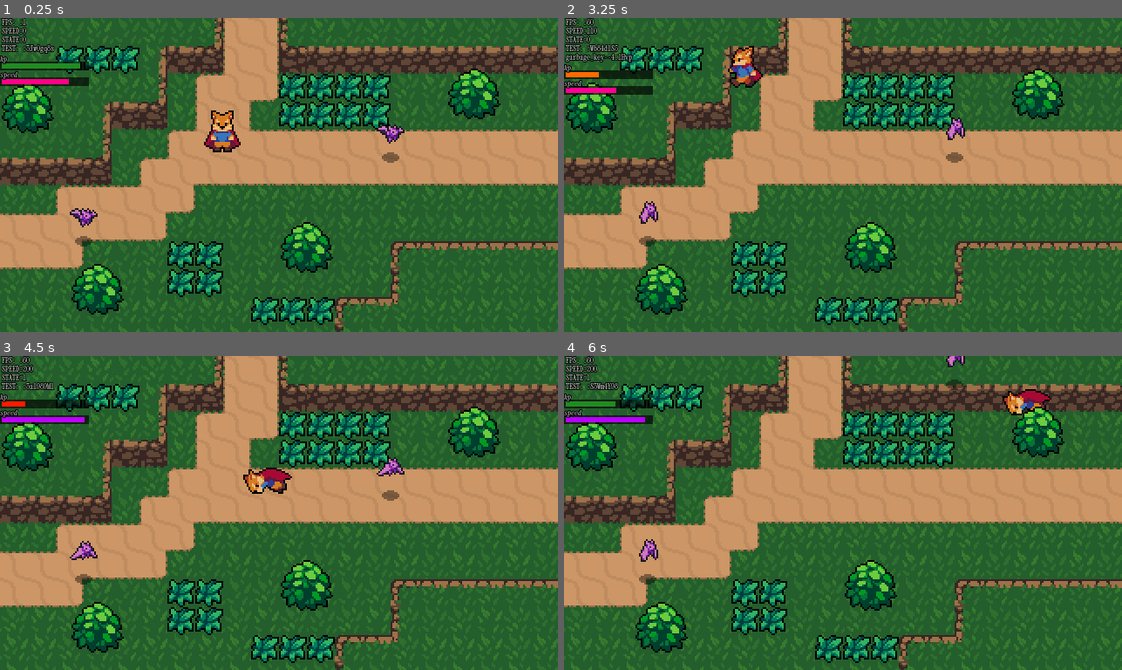
Above: before the commit, frames 1-4 (two rows, left to right).
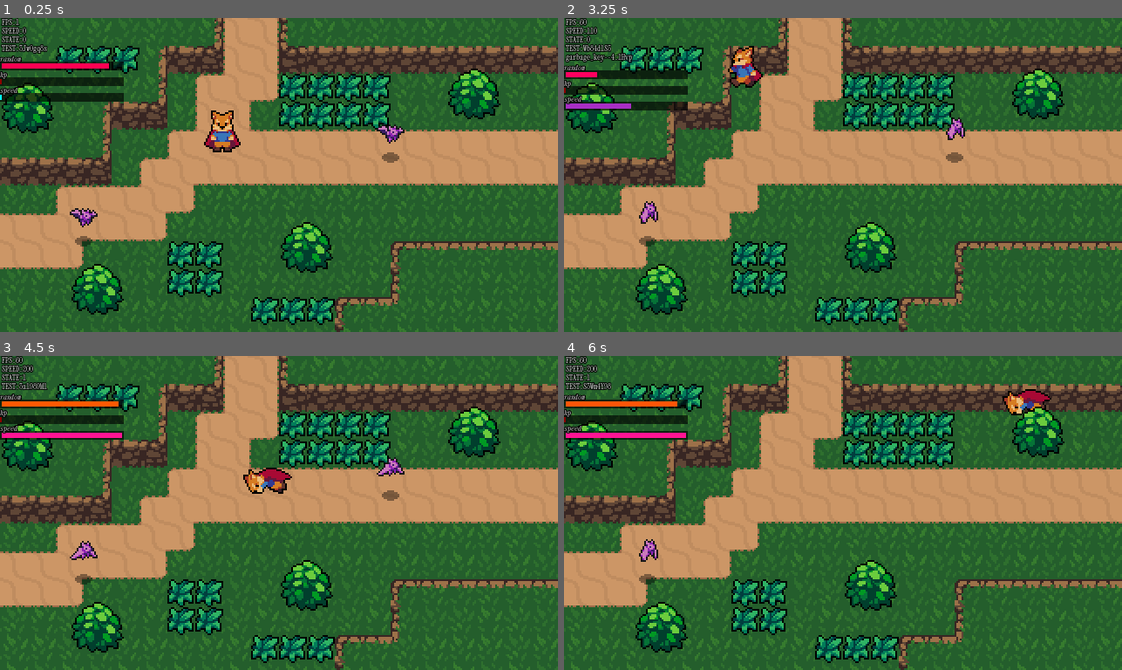
Above: after the commit, the same moments.

Repository: surrealsymmetry/Heartbeast_td_arpg
Game: Godot game, scene res://world.tscn
The game is run twice, just before and just after one commit, with the same random seed, the same clock (stepped at 60 frames per second) and the same inputs.
Inputs (mouse positions are in pixels of both pictures, inside the frame that each line leads up to):
- Up to frame 1 (0.25 s): no input
- Up to frame 2 (3.25 s): move the mouse to (815, 237) at 0.52 s; hold Up (ui_up) 0.53-2.03 s; tap Space (attack) at 0.6, 2.1 s; move the mouse to (1010, 222) at 1.27 s; tap Shift (roll) at 1.35, 2.85 s; move the mouse to (675, 127) at 2.02 s; hold Left (ui_left) from 2.03 s (still down); move the mouse to (870, 175) at 2.77 s
- Up to frame 3 (4.5 s): move the mouse to (195, 434) at 3.52 s; release Left (ui_left) at 3.53 s; hold Down (ui_down) 3.53-4.28 s; tap Space (attack) at 3.6 s; tap 5 (_debugReset) at 4.15 s; move the mouse to (401, 497) at 4.27 s; hold Right (ui_right) from 4.28 s (still down); tap Shift (roll) at 4.35 s
- Up to frame 4 (6 s): move the mouse to (731, 528) at 5.02 s; release Right (ui_right) at 5.03 s; hold Up (ui_up) 5.03-5.78 s; tap Space (attack) at 5.1 s; move the mouse to (898, 443) at 5.77 s; hold Right (ui_right) from 5.78 s (still down); tap Shift (roll) at 5.85 s

The runs differ from the first frame. In frame 1, 1.7% of the frame differs, in the area x 0-23%, y 0-27%; in frame 2, 1.5%; in frame 3, 1.8%; in frame 4, 1.9%, in the area x 0-72%, y 0-27%.

Commit message:
connect speed meter to real data

Diff:
--- a/Enemies/bat.gd
+++ b/Enemies/bat.gd
@@ -4,9 +4,18 @@
 
 @onready var stats = $Stats
 
+func _ready():
+	print(stats.max_health)
+	print(stats.health)
+
 func _physics_process(delta: float) -> void:
-	velocity= velocity.move_toward( Vector2.ZERO, 600 * delta )
+	velocity= velocity.move_toward( Vector2.ZERO, 500 * delta )
 	move_and_slide()
 
 func _on_hurtbox_area_entered(area: Area2D) -> void:
-	velocity = area.knockback_vector * 200
+	stats.health -= area.damage
+	velocity = area.knockback_vector * 300
+
+
+func _on_stats_no_health() -> void:
+	queue_free()
--- a/Enemies/bat.tscn
+++ b/Enemies/bat.tscn
@@ -83,7 +83,9 @@
 shape = SubResource("CapsuleShape2D_fwd7j")
 
 [node name="Stats" parent="." instance=ExtResource("5_wvwpq")]
+max_health = 2
 
 [connection signal="area_entered" from="Hurtbox" to="." method="_on_hurtbox_area_entered"]
+[connection signal="no_health" from="Stats" to="." method="_on_stats_no_health"]
 
 [editable path="Hurtbox"]
--- /dev/null
+++ b/Hurtboxes + Hitboxes/hitbox.gd
@@ -0,0 +1,3 @@
+extends Area2D
+
+@export var damage = 1
--- a/Hurtboxes + Hitboxes/hitbox.tscn
+++ b/Hurtboxes + Hitboxes/hitbox.tscn
@@ -1,7 +1,10 @@
-[gd_scene format=3 uid="uid://deb81kh4fngcv"]
+[gd_scene load_steps=2 format=3 uid="uid://deb81kh4fngcv"]
+
+[ext_resource type="Script" path="res://Hurtboxes + Hitboxes/hitbox.gd" id="1_iq1f3"]
 
 [node name="Hitbox" type="Area2D"]
 collision_layer = 0
 collision_mask = 0
+script = ExtResource("1_iq1f3")
 
 [node name="CollisionShape2D" type="CollisionShape2D" parent="."]
--- a/Player/sword_hitbox.gd
+++ b/Player/sword_hitbox.gd
@@ -1,3 +1,3 @@
-extends Area2D
+extends "res://Hurtboxes + Hitboxes/hitbox.gd"
 
 var knockback_vector = Vector2.ZERO
--- a/UI/meter.gd
+++ b/UI/meter.gd
@@ -6,14 +6,13 @@
 	CYBER,
 }
 
-const WIDTH = 50
+const WIDTH = 70
 
 var style = RANDOM
-var parent :Node
+#var parent :Node
 var gradient :Gradient
 
-var _demo_mode :bool = true
-var _demo_input :float = randf()
+var input :float = 0.0
 
 var pos :Vector2
 var size :Vector2
@@ -25,6 +24,8 @@
 var font :Font = load("res://Fonts/XanhMono-Italic.otf")
 var font_size :int = 4
 
+var _demo_mode :bool = false
+var _demo_input :float = randf()
 var _decreasing :bool = false
 var _cycles_per_second = randf_range(0.2, 2)
 
@@ -43,13 +44,19 @@
 
 		if _demo_input <= 0.0:
 			_decreasing = false
+			_demo_input = 0.0
 		if _demo_input >= 1.0:
 			_decreasing = true
+			_demo_input = 1.0
+
+		input = _demo_input
+
 	queue_redraw()
 
 func _draw():
 	draw_rect( Rect2(pos,size + pad), bg_color )
-	draw_rect( Rect2(pos + pad, Vector2(size.x * _demo_input,  size.y) - pad),  gradient.sample(_demo_input))
+
+	draw_rect( Rect2(pos + pad, Vector2(size.x * input,  size.y) - pad),  gradient.sample(input))
 
 	draw_string_outline( font, pos, label, HORIZONTAL_ALIGNMENT_LEFT, -1, font_size, 2, Color.BLACK )
 	draw_string( font, pos, label, HORIZONTAL_ALIGNMENT_LEFT, -1, font_size )
@@ -58,6 +65,8 @@
 	var h = font.get_height(font_size)
 	return Vector2(WIDTH, h - pad.y)
 
+func set_demo(b :bool):
+	_demo_mode = b
 
 func new_gradient_from_preset() -> Gradient:
 	gradient = Gradient.new()
--- a/_DebugHUD.gd
+++ b/_DebugHUD.gd
@@ -12,8 +12,17 @@
 # VIRTUAL FUNCTIONS#
 ####################
 func _ready() -> void:
-	meters.merge( {"hp" : meter_scene.instantiate(), "speed" : meter_scene.instantiate()}, true)
+	meters.merge( {
+			"random" : meter_scene.instantiate(),
+			"hp" : meter_scene.instantiate(),
+			"speed" : meter_scene.instantiate(),
+		}, true
+	)
+	var demo_meter = meters["random"]
+	demo_meter.set_demo(true)
+
 	meters["hp"].style = meters["hp"].HIT_POINTS
+	meters["speed"].style = meters["speed"].CYBER
 
 	for v in meters.values():
 		add_child(v)
@@ -23,10 +32,12 @@
 
 func _process(delta: float) -> void:
 	data.merge( {
-			"FPS: " : Engine.get_frames_per_second(),
-			"TEST: ": Util.random_char_string(8),
+			"FPS" : Engine.get_frames_per_second(),
+			"TEST": Util.random_char_string(8),
 		}, true
 	)
+
+	meters["speed"].input = data["SPEED"]/200
 
 	_test_label_adding( delta )
 	queue_redraw()
--- a/stats.gd
+++ b/stats.gd
@@ -1,4 +1,13 @@
 extends Node
 
 @export var max_health : int = 1
-var health = max_health
+
+@onready var health = max_health:
+	set(i):
+		health = i
+		if health <= 0:
+			emit_signal("no_health")
+	get:
+		return health
+
+signal no_health
--- a/util.gd
+++ b/util.gd
@@ -59,20 +59,20 @@
 
 func random_color_set( steps=0 ) -> Array:
 	var base_color = randf()
-	var delta = randf_range( 0.35, 0.65 ) #cheap hack to give it direction
+	var delta = randf_range( 0.40, 1.0 ) #cheap hack to give it direction
 	if coinflip(): delta *= -1
 	var target_color = base_color + delta
 
 	var hue_series = [Color.from_hsv(base_color, 1, 1, 1), Color.from_hsv(target_color, 1, 1, 1)]
 
-	print( "\n\nnew hue series....\n%.3f to %.3f, \t %s steps " % [base_color, target_color, steps])
+#	print( "\n\nnew hue series....\n%.3f to %.3f, \t %s steps " % [base_color, target_color, steps])
 
 	if steps > 0:
 		var travel_per_step :float = 1.0 / (steps + 1.0)
 		for step in steps:
 			var travel :float  = travel_per_step * (step + 1.0)
 			var f = lerp(base_color, target_color, travel)
-			print("Step %s of %s\t\t+%.3f\n\tTravel:\t%.3f\n\tValue:\t%.3f" % [step, steps, travel_per_step, travel, f])
+#			print("Step %s of %s\t\t+%.3f\n\tTravel:\t%.3f\n\tValue:\t%.3f" % [step, steps, travel_per_step, travel, f])
 
 			hue_series.append(Color.from_hsv(f, 1, 1, 1))
 
